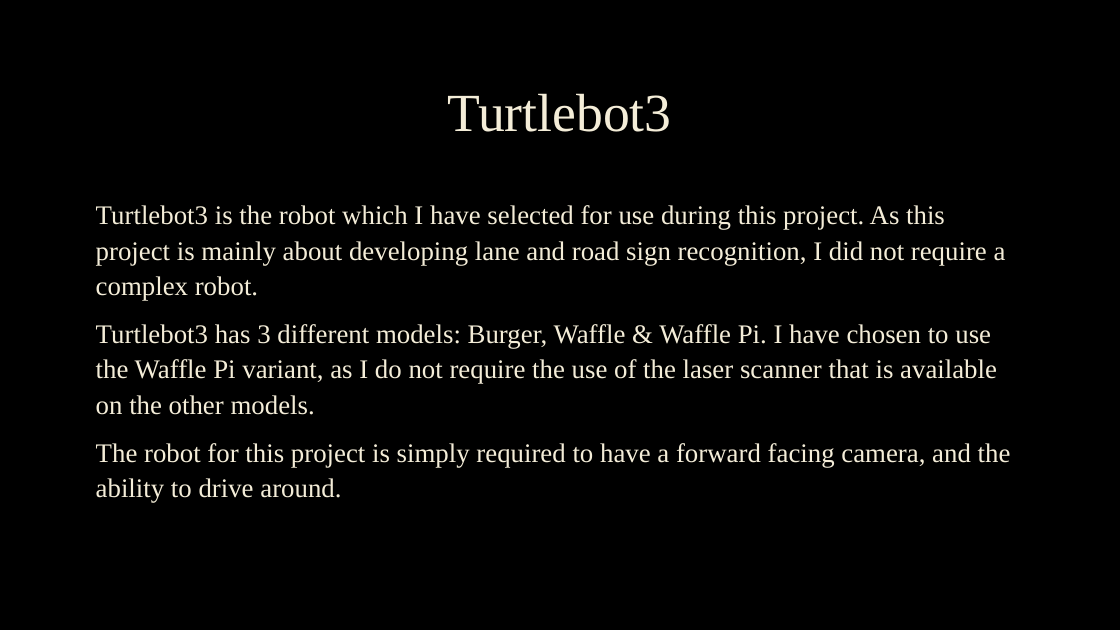
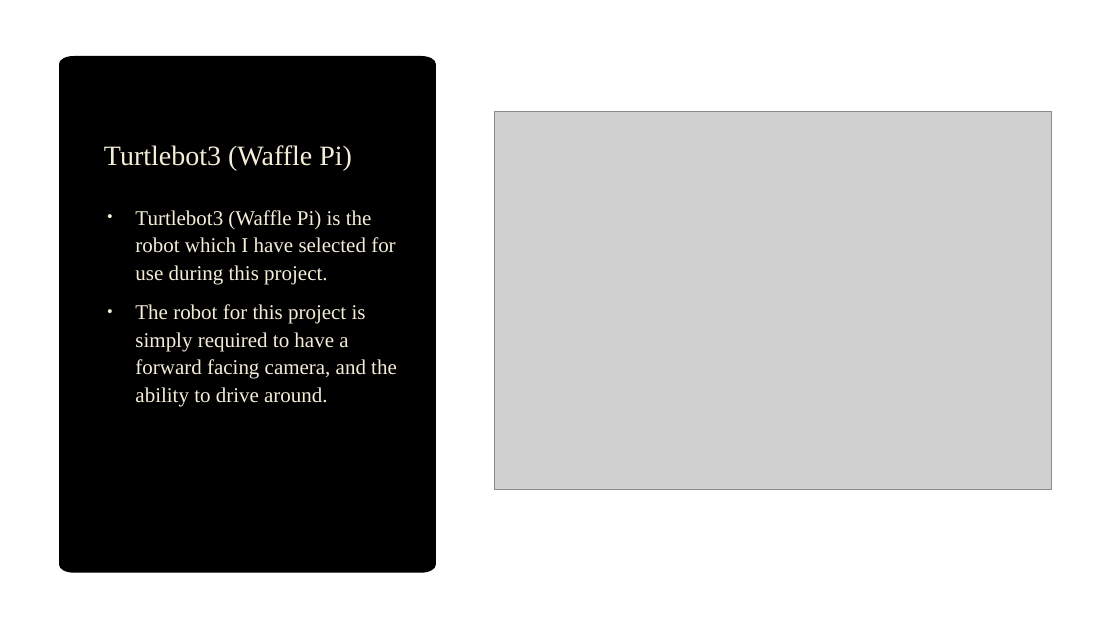
Before and after one commit to RealistikG/jow102_mmp, a slide deck: slide 4 of Mid_project_demo.pptx. Drawn at 1120x630 pixels with LibreOffice and Linux fonts; fonts in the diff are those of the drawing; grey boxes stand for pictures; background and template pictures are left out. Boxes give left, top, right and bottom in pixels: in the first picture for what was removed or moved away, otherwise in the second. Text is boxed around its words. In the diff, an @@ line names an element or a change of style, - is before the commit and + after.

```diff
--- a/Mid_project_demo.pptx
+++ b/Mid_project_demo.pptx
@@ rectangle added at [0, 0, 1120, 630], fill #FFFFFF @@
@@ freeform shape added at [59, 56, 436, 573], fill #000000 @@
@@ title "Turtlebot3 (Waffle Pi)" at [104, 145, 352, 170]: vertical alignment middle to bottom @@
@@ picture added at [495, 112, 1052, 489] @@
@@ title at [104, 145, 352, 170]: text changed; size 46 to 24 pt @@
-Turtlebot3
+Turtlebot3 (Waffle Pi)
@@ text "Turtlebot3 (Waffle Pi) is the ...": place and size @@
-text "Turtlebot3 (Waffle Pi) is the ..." at [96, 205, 1011, 503]
+text "Turtlebot3 (Waffle Pi) is the ..." at [135, 210, 397, 407]
@@ text at [135, 210, 395, 285]: text changed; size 23 to 18 pt @@
-Turtlebot3 is the robot which I have selected for use during this project. As this project is mainly about developing lane and road sign recognition, I did not require a complex robot.
-Turtlebot3 has 3 different models: Burger, Waffle & Waffle Pi. I have chosen to use the Waffle Pi variant, as I do not require the use of the laser scanner that is available on the other models.
+• Turtlebot3 (Waffle Pi) is the robot which I have selected for use during this project.
@@ text at [135, 304, 397, 407]: size 23 to 18 pt in "The robot for this project is simply ..."; bullet none to •; less space between paragraphs @@
```
Also in this commit, not shown: 3 other slides changed.
